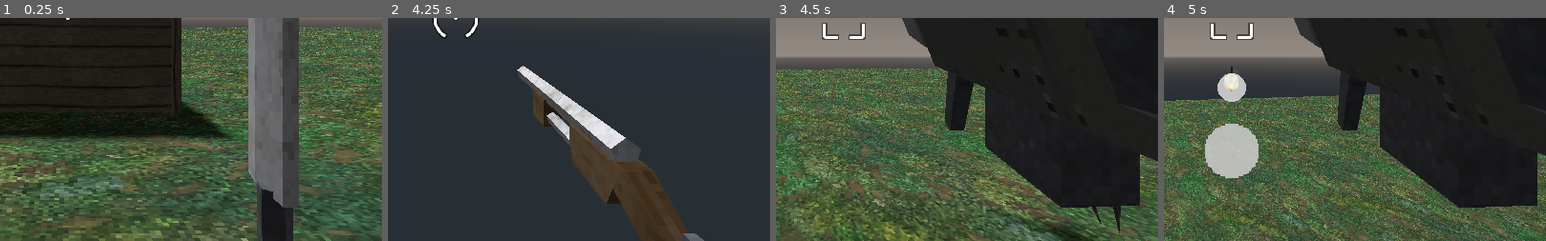
Above: before the commit, frames 1-4 (left to right).
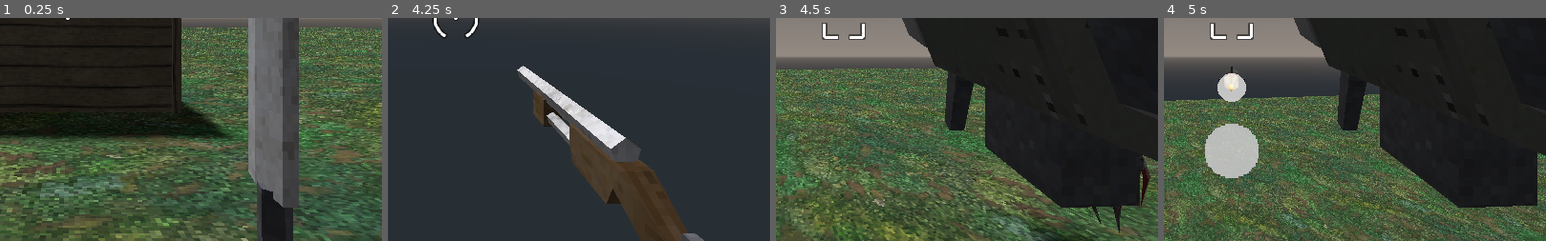
Above: after the commit, the same moments.

Repository: ikilinc1/-Godot-Engine-Retro-3D-FPS
Game: Godot game, scene res://World.tscn
Two runs of this game, one before a commit and one after it. Both use one fixed random seed, a clock stepped at 60 frames per second and the inputs below.
Inputs (mouse positions are % of the whole screen's width and height, from its top left):
- Up to frame 1 (0.25 s): no input
- Up to frame 2 (4.25 s): tap Enter at 0.5 s; move the mouse to (55, 50) at 0.52 s; press the mouse at (55, 50) at 0.53 s; hold W (move_forwards) from 0.53 s (still down); tap Space (jump) at 0.77, 1.52, 3.02, 3.77 s; move the mouse to (45, 50) at 1.27 s; release the mouse at (45, 50) at 1.28 s; click (45, 50) at 1.35 s; move the mouse to (52, 48) at 2.02 s; press the mouse at (52, 48) at 2.03 s; tap 1 at 2.1 s; move the mouse to (49, 52) at 2.77 s; release the mouse at (49, 52) at 2.78 s; tap 2 at 2.85 s; click (49, 52) at 3.05 s; move the mouse to (57, 51) at 3.52 s; press the mouse at (57, 51) at 3.53 s; tap 3 at 3.6 s
- Up to frame 3 (4.5 s): keep holding W (move_forwards); tap R (restart) at 4.25 s; move the mouse to (42, 49) at 4.27 s; release the mouse at (42, 49) at 4.28 s; tap 4 at 4.35 s
- Up to frame 4 (5 s): keep holding W (move_forwards); tap Space (jump) at 4.52 s; click (42, 49) at 4.55 s
The pictures show only the part of the screen within x 41-91%, y 50-100%; the shares and areas given below are measured in that part.

Frames 1-2 are identical in both runs. In frame 3, 0.7% of the frame differs, in the area x 58-98%, y 61-100%; in frame 4, nothing differs.

Commit message:
set up state setup

Diff:
--- /dev/null
+++ b/Retro-3D-FPS/characters/HealthManager.tscn
@@ -0,0 +1,6 @@
+[gd_scene load_steps=2 format=2]
+
+[ext_resource path="res://characters/HealthManager.gd" type="Script" id=1]
+
+[node name="HealthManager" type="Spatial"]
+script = ExtResource( 1 )
--- a/Retro-3D-FPS/characters/enemies/BirdMonster.tscn
+++ b/Retro-3D-FPS/characters/enemies/BirdMonster.tscn
@@ -1,8 +1,9 @@
-[gd_scene load_steps=12 format=2]
+[gd_scene load_steps=13 format=2]
 
 [ext_resource path="res://characters/HitBox.tscn" type="PackedScene" id=1]
 [ext_resource path="res://characters/enemies/raw_assets/birdmonster.glb" type="PackedScene" id=2]
 [ext_resource path="res://characters/enemies/Monster.gd" type="Script" id=3]
+[ext_resource path="res://characters/HealthManager.tscn" type="PackedScene" id=4]
 
 [sub_resource type="CapsuleShape" id=1]
 radius = 0.5
@@ -187,4 +188,7 @@
 transform = Transform( 0.999619, -0.00624397, -0.0268459, -0.0275625, -0.226446, -0.973634, 2.16998e-07, 0.974004, -0.226532, -0.00015042, 0.484459, 0.258466 )
 shape = SubResource( 8 )
 
+[node name="HealthManager" parent="." instance=ExtResource( 4 )]
+max_health = 20
+
 [editable path="Graphics"]
--- a/Retro-3D-FPS/characters/enemies/Monster.gd
+++ b/Retro-3D-FPS/characters/enemies/Monster.gd
@@ -1,4 +1,7 @@
 extends KinematicBody
+
+onready var anim_player = $Graphics/AnimationPlayer
+onready var health_manager = $HealthManager
 
 enum STATES {IDLE, CHASE, ATTACK, DEAD}
 var cur_state = STATES.IDLE
@@ -10,6 +13,46 @@
 			if child is HitBox:
 				child.connect("hurt", self, "hurt")
 
+	health_manager.connect("dead", self, "set_state_dead")
+	set_state_idle()
+
+
+func _process(delta):
+	match cur_state:
+		STATES.IDLE:
+			process_state_idle(delta)
+		STATES.CHASE:
+			process_state_chase(delta)
+		STATES.ATTACK:
+			process_state_attack(delta)
+		STATES.DEAD:
+			process_state_dead(delta)
+
+func set_state_idle():
+	cur_state = STATES.IDLE
+	anim_player.play("idle_loop")
+
+func set_state_chase():
+	cur_state = STATES.CHASE
+
+func set_state_attack():
+	cur_state = STATES.ATTACK
+
+func set_state_dead():
+	cur_state = STATES.DEAD
+	anim_player.play("die")
+
+func process_state_idle(delta):
+	pass
+
+func process_state_chase(delta):
+	pass
+
+func process_state_attack(delta):
+	pass
+
+func process_state_dead(delta):
+	pass
 
 func hurt(damage: int, dir: Vector3):
-	pass
+	health_manager.hurt(damage, dir)
--- a/Retro-3D-FPS/characters/player/Player.tscn
+++ b/Retro-3D-FPS/characters/player/Player.tscn
@@ -2,7 +2,7 @@
 
 [ext_resource path="res://characters/player/Player.gd" type="Script" id=1]
 [ext_resource path="res://characters/CharacterMover.gd" type="Script" id=2]
-[ext_resource path="res://characters/HealthManager.gd" type="Script" id=3]
+[ext_resource path="res://characters/HealthManager.tscn" type="PackedScene" id=3]
 [ext_resource path="res://characters/player/WeaponManager.gd" type="Script" id=4]
 [ext_resource path="res://weapons/raw_assets/rocketlauncher.glb" type="PackedScene" id=5]
 [ext_resource path="res://weapons/raw_assets/shotgun.glb" type="PackedScene" id=6]
@@ -597,8 +597,7 @@
 script = ExtResource( 2 )
 jump_force = 20
 
-[node name="HealthManager" type="Spatial" parent="."]
-script = ExtResource( 3 )
+[node name="HealthManager" parent="." instance=ExtResource( 3 )]
 
 [node name="Timer" type="Timer" parent="."]
 autostart = true
